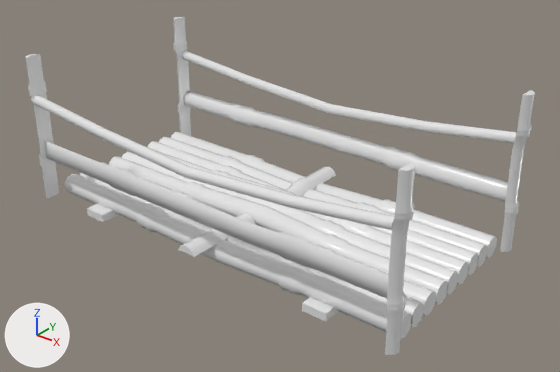
Before and after pictures for a commit that changed the FBX model Mortier FU/Assets/01_Art/Meshes/SM_Pont02.fbx.
Rendered twice from a 50 mm lens placed at (8.41, -9.66, 5.73), pointed at (1.71, -1.29, 0.54). Lighting does not change. The marker at lower left points along +X, +Y and +Z. Where no turn or scale is listed for an object, it has been applied to the vertices.

Before the edit, the objects in view are built like this:
```python
me_mesh = bpy.data.meshes.new('Mesh')
me_mesh.from_pydata(...)  # 1854 vertices, 1952 faces; spans x -3.5..3.5, y -1.75..1.75, z -1.28..1.28
# faces by material slot: [120, 560, 840, 12, 420]
me_mesh.materials.append(mat_fil)  # white #e7e7e7
me_mesh.materials.append(mat_bamboo01)  # white #e7e7e7
me_mesh.materials.append(mat_bamboo02)  # white #e7e7e7
me_mesh.materials.append(mat_bois)  # white #e7e7e7
me_mesh.materials.append(mat_bamboo03)  # white #e7e7e7
ob_pont = bpy.data.objects.new('pont', me_mesh)
ob_pont.location = (1.39, -1.27, 0.99)
```
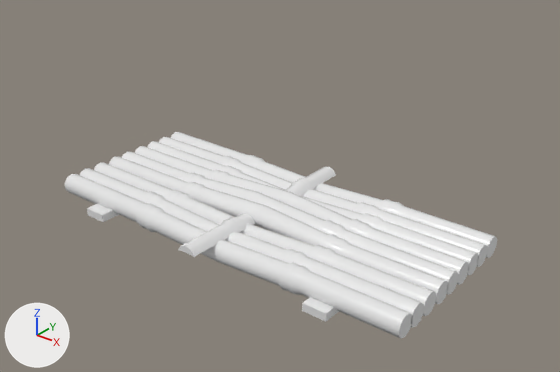
Boxes (x1, y1, x2, y2) around the edits, measured in the pictures (560 x 372 px):
```json
{"object": "pont", "change": "reshaped", "before": [25, 17, 535, 355], "after": [64, 132, 497, 338], "on screen": "15% narrower, 39% shorter"}
{"part": 1, "of": "me_mesh", "change": "deleted", "before": [25, 17, 535, 355]}
```

Edits to the scene script, one JSON object a line:
```json
{"block": "me_mesh", "where": "# used by ob_pont; location = (1.39, -1.27, 0.99)"}
{"op": "remove", "block": "me_mesh", "code": "me_mesh.from_pydata(...)  # 1854 vertices, 1952 faces; spans x -3.5..3.5, y -1.75..1.75, z -1.28..1.28"}
{"op": "add", "block": "me_mesh", "code": "me_mesh.from_pydata(...)  # 1282 vertices, 1352 faces; spans x -3.3..3.28, y -1.75..1.75, z -1.28..-0.75"}
{"block": "me_mesh", "change": "me_mesh part 1: 8 loose pieces with 572 vertices, spanning x -3.5..3.5, y -1.75..1.71, z -1.16..1.28, are deleted"}
{"op": "remove", "block": "me_mesh", "code": "me_mesh.materials.append(mat_bois)  # white #e7e7e7"}
```
